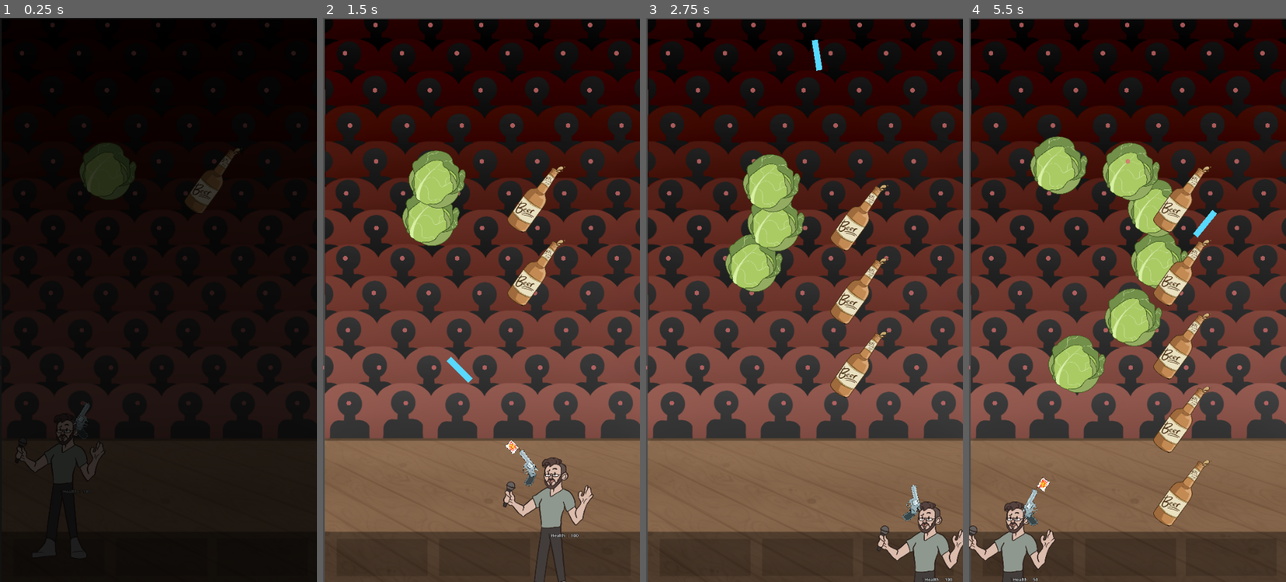
Above: before the commit, frames 1-4 (left to right).
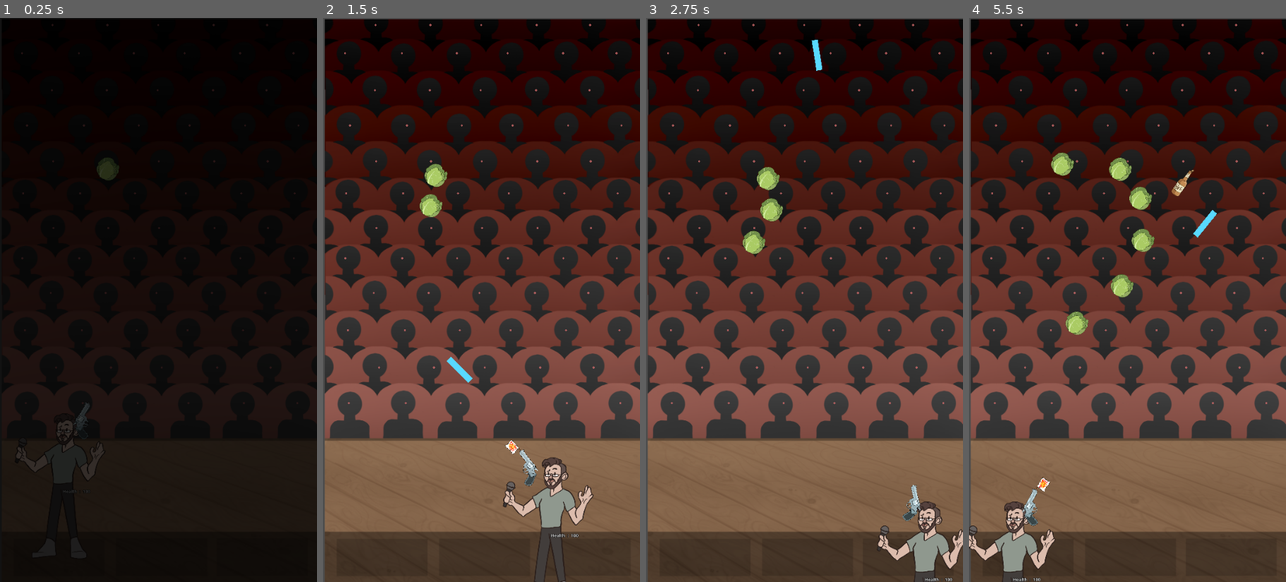
Above: after the commit, the same moments.

Repository: danmiltenberger/GlobalGameJam
Game: Godot game, scene res://LevelControl/root.tscn
Two runs of this game, one before a commit and one after it. Both use one fixed random seed, a clock stepped at 60 frames per second and the inputs below.
Inputs (mouse positions are in pixels of both pictures, inside the frame that each line leads up to):
- Up to frame 1 (0.25 s): no input
- Up to frame 2 (1.5 s): move the mouse to (551, 271) at 0.52 s; hold Right (ui_right) 0.53-1.28 s; click (551, 271) at 0.6 s; move the mouse to (418, 328) at 1.27 s; hold Down (ui_down) from 1.28 s (still down); click (418, 328) at 1.35 s
- Up to frame 3 (2.75 s): move the mouse to (836, 175) at 2.02 s; release Down (ui_down) at 2.03 s; hold Right (ui_right) from 2.03 s (still down); click (836, 175) at 2.1 s
- Up to frame 4 (5.5 s): move the mouse to (1111, 412) at 2.77 s; release Right (ui_right) at 2.78 s; hold Up (ui_up) 2.78-3.53 s; click (1111, 412) at 2.85 s; move the mouse to (1222, 384) at 3.52 s; hold Left (ui_left) 3.53-5.03 s; click (1222, 384) at 3.6 s; move the mouse to (1032, 215) at 4.27 s; click (1032, 215) at 4.35 s; move the mouse to (1143, 300) at 5.02 s; hold Down (ui_down) from 5.03 s (still down); click (1143, 300) at 5.1 s

The runs differ from the first frame. In frame 1, 1.9% of the frame differs, in the area x 6-95%, y 0-69%; in frame 2, 4.3%; in frame 3, 6.1%; in frame 4, 11%, in the area x 0-95%, y 0-100%.

Commit message:
added repetitions for csv

Diff:
--- a/HecklerHandler.gd
+++ b/HecklerHandler.gd
@@ -1,14 +1,14 @@
 extends Node2D
 class_name HecklerHandler
-
-
-
+@export var repetitions: int = 10
 # take a csv with defined paramters, pass to individual hecklers
 # the individual hecklers are children
 func _ready() -> void:
 	var csv = preload("res://LevelControl/heckler_spawning_list.csv").records
-	for line in csv:
-		interpret_dict(line)
+	for i in range(repetitions):
+		for line in csv:
+			var dispatch_interval_sec: float = interpret_dict(line)
+			await get_tree().create_timer(dispatch_interval_sec).timeout
 
 
 func get_heckler(row: int, col: int) -> Heckler:
@@ -18,13 +18,15 @@
 	return heckler
 
 
-
-func interpret_dict(dict: Dictionary):
+func interpret_dict(dict: Dictionary) -> float:
 	var row: int = dict["row"]
 	var col: int = dict["col"]
 	var pattern: String = dict["pattern"]
 	var number: int = dict["number"]
 	var type: String = dict["type"]
 	var spacing_sec: float = dict["spacing_sec"]
+	var dispatch_interval_sec: float = dict["dispatch_interval_sec"]
 	var heckler = get_heckler(row, col)
 	heckler.send_projectiles(pattern, number, type, spacing_sec)
+	print_debug("")
+	return dispatch_interval_sec
--- a/LevelControl/heckler.tscn
+++ b/LevelControl/heckler.tscn
@@ -4,7 +4,7 @@
 [ext_resource type="Texture2D" uid="uid://c6c30485b8jgc" path="res://Graphics/Circle.png" id="2_r0aav"]
 
 [node name="Heckler" type="Node2D"]
-scale = Vector2(0.25, 0.25)
+scale = Vector2(0.1, 0.1)
 script = ExtResource("1_qsmpf")
 
 [node name="Sprite2D" type="Sprite2D" parent="."]
--- a/Projectiles/beer_can.tscn
+++ b/Projectiles/beer_can.tscn
@@ -8,7 +8,7 @@
 height = 1102.0
 
 [node name="BeerCan" instance=ExtResource("1_k3be2")]
-speed = 1000
+speed = 1500
 damage = 50
 health = 20
 
--- a/Projectiles/cabbage.tscn
+++ b/Projectiles/cabbage.tscn
@@ -3,6 +3,7 @@
 [ext_resource type="PackedScene" uid="uid://c7gcuvs68u04l" path="res://Projectiles/projectile.tscn" id="1_eh8f2"]
 
 [node name="Cabbage" instance=ExtResource("1_eh8f2")]
+speed = 1000
 health = 10
 
 [node name="Sprite2D" parent="." index="0"]
